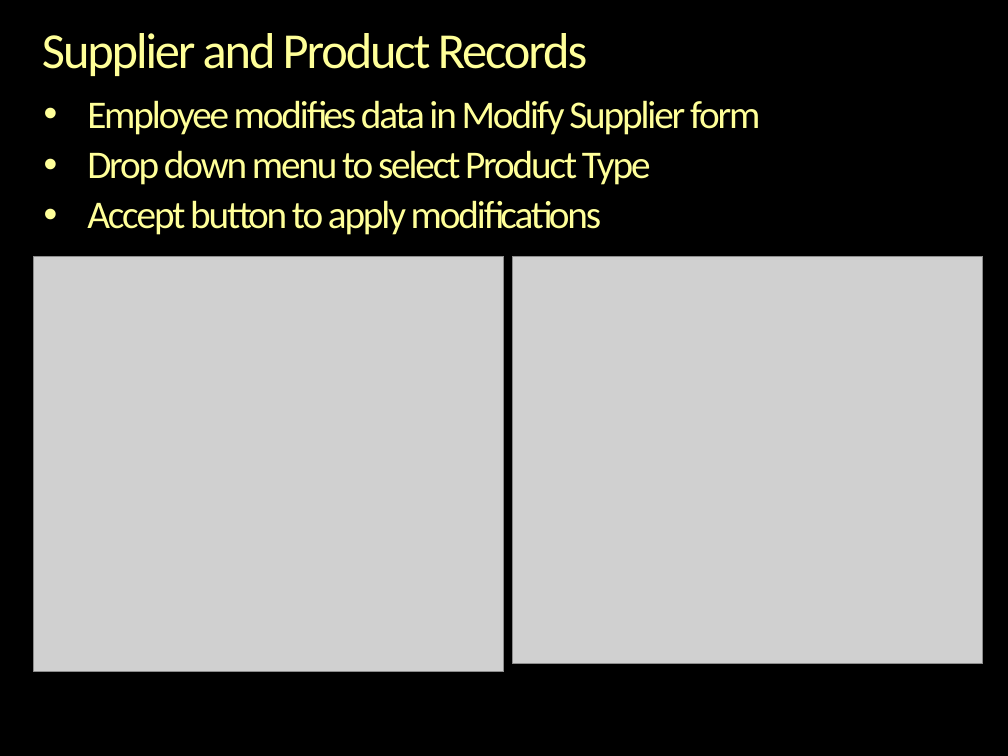
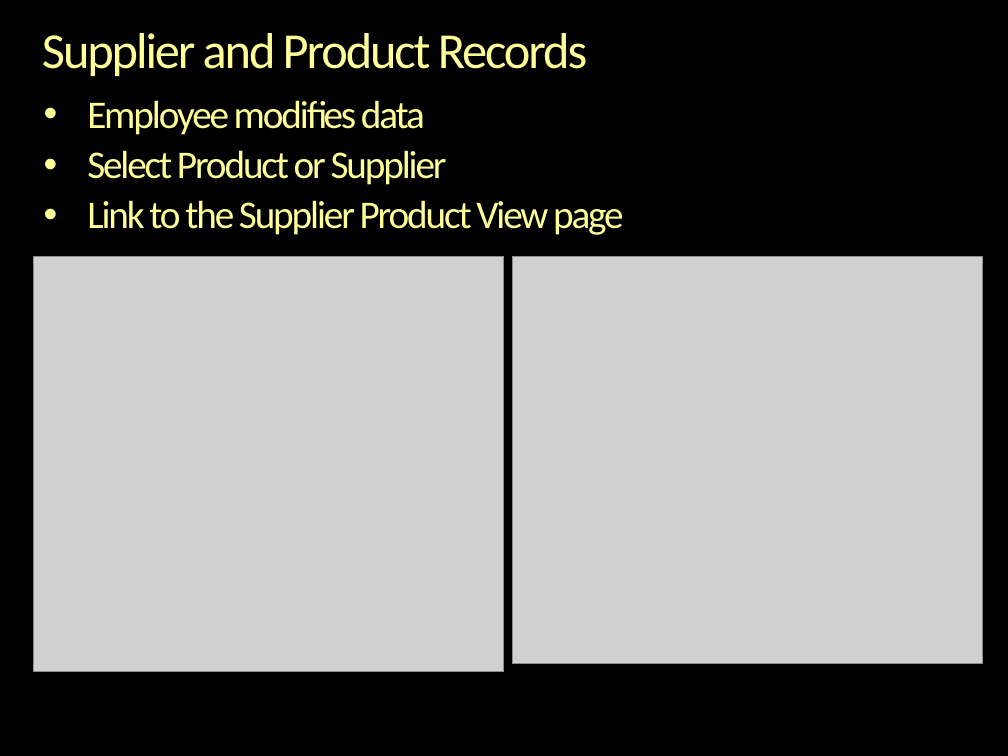
Before and after one commit to alonch/java-travels-experts, a slide deck: slide 12 of src/travelexperts/Developers.pptx (slide 11 before the commit). Drawn at 1008x756 pixels with LibreOffice and Linux fonts; fonts in the diff are those of the drawing; grey boxes stand for pictures; background and template pictures are left out. Boxes give left, top, right and bottom in pixels: in the first picture for what was removed or moved away, otherwise in the second. Text is boxed around its words. In the diff, an @@ line names an element or a change of style, - is before the commit and + after.

Commit message:
Update powerpoint

```diff
--- a/src/travelexperts/Developers.pptx
+++ b/src/travelexperts/Developers.pptx
@@ text at [87,100,624,235]: text changed @@
-• Employee modifies data in Modify Supplier form
-• Drop down menu to select Product Type
-• Accept button to apply modifications
+• Employee modifies data
+• Select Product or Supplier
+• Link to the Supplier Product View page
```
Also in this commit, not shown: 3 other slides changed, 2 slides added.
